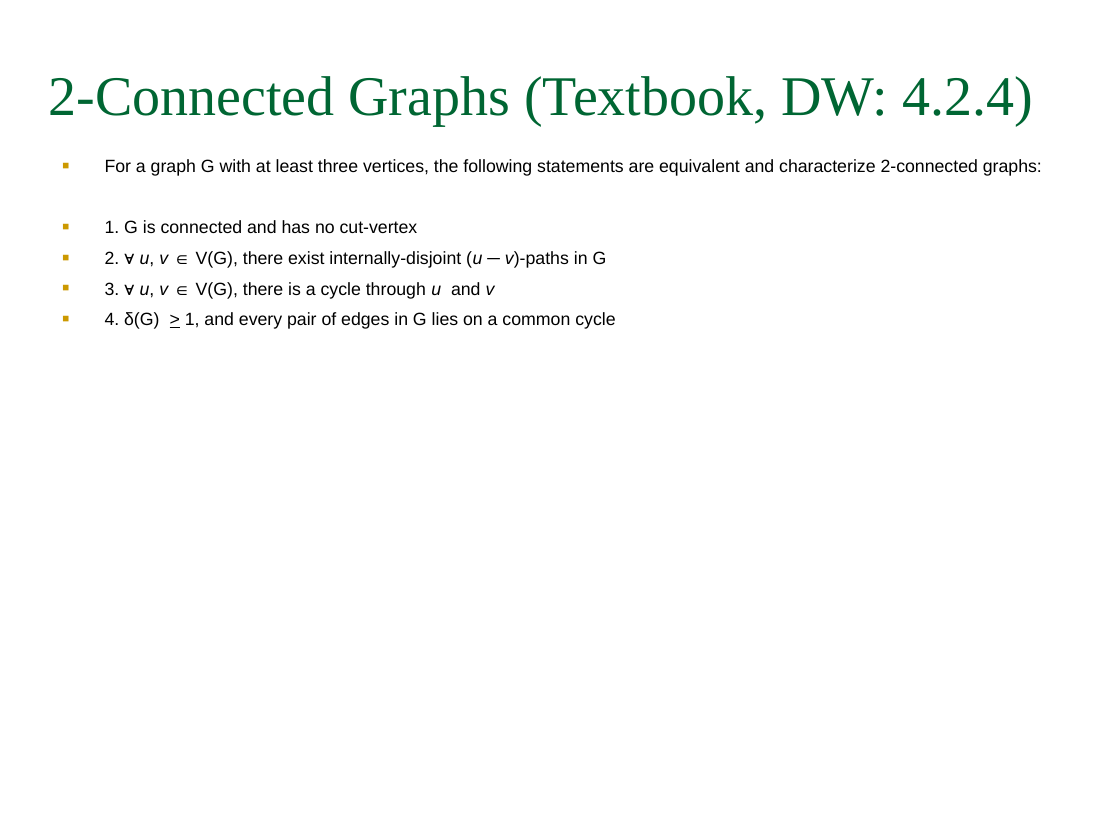
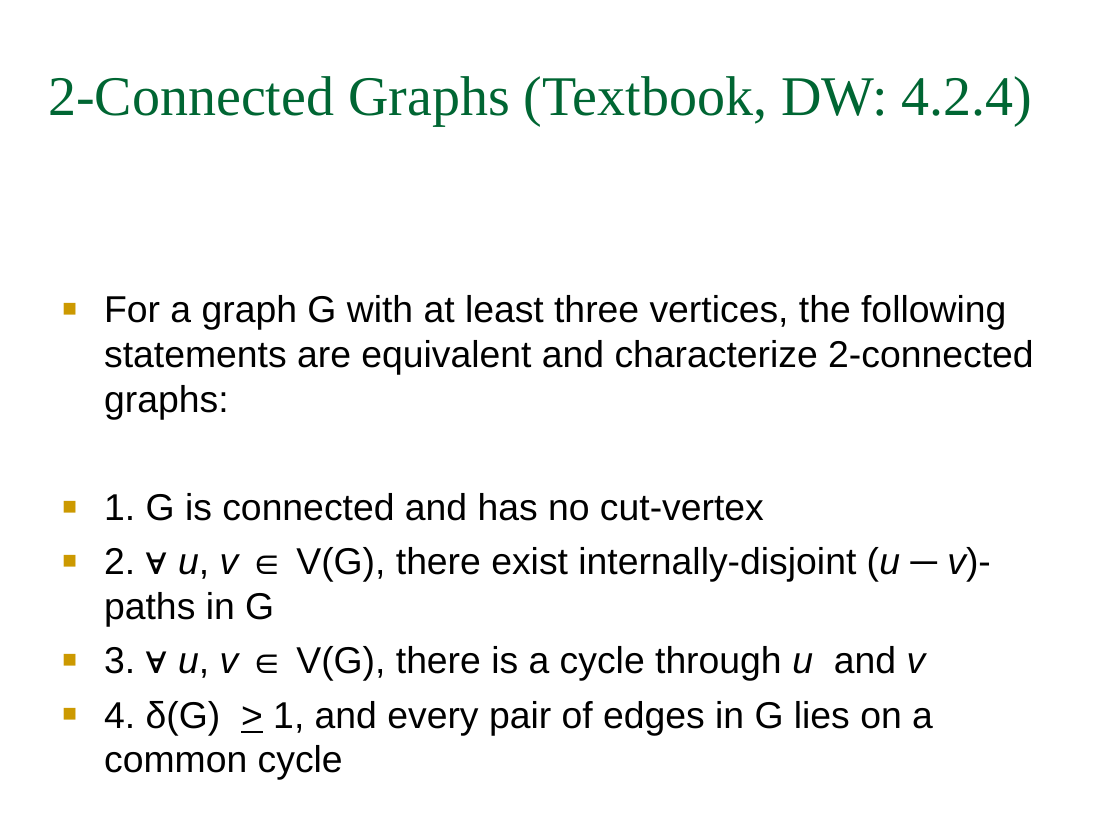
Before and after one commit to TheLethalCode/KGP_Academics, a slide deck: slide 33 of Sem_7/Graph_Theory/Lec_9.ppt. Drawn at 1120x840 pixels with LibreOffice and Linux fonts; fonts in the diff are those of the drawing. Boxes give left, top, right and bottom in pixels: in the first picture for what was removed or moved away, otherwise in the second. Text is boxed around its words. In the diff, an @@ line names an element or a change of style, - is before the commit and + after.

```diff
--- a/Sem_7/Graph_Theory/Lec_9.ppt
+++ b/Sem_7/Graph_Theory/Lec_9.ppt
@@ text "For a graph G with ...": place and size @@
-text "For a graph G with ..." at (105, 159, 1042, 329)
+text "For a graph G with ..." at (104, 295, 1033, 780)
@@ text "For a graph G with ..." at (104, 295, 1033, 780): size 11.4 to 24 pt; indent changed @@
```
Also in this commit, not shown: 36 other slides changed, 4 other files.
